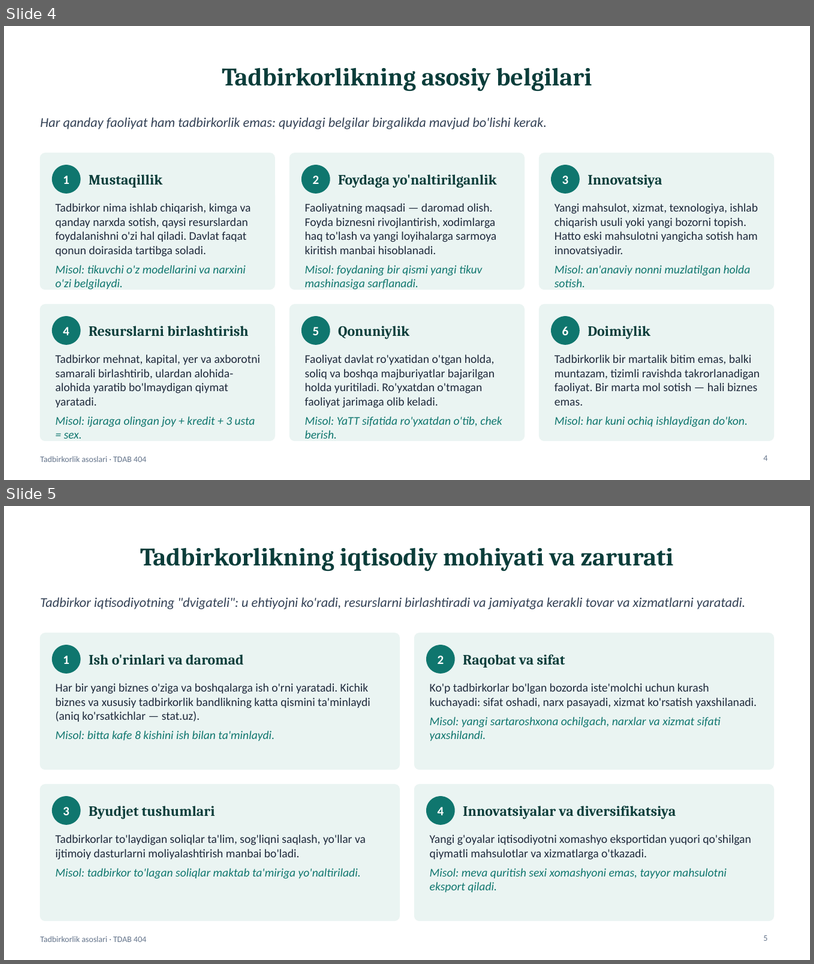
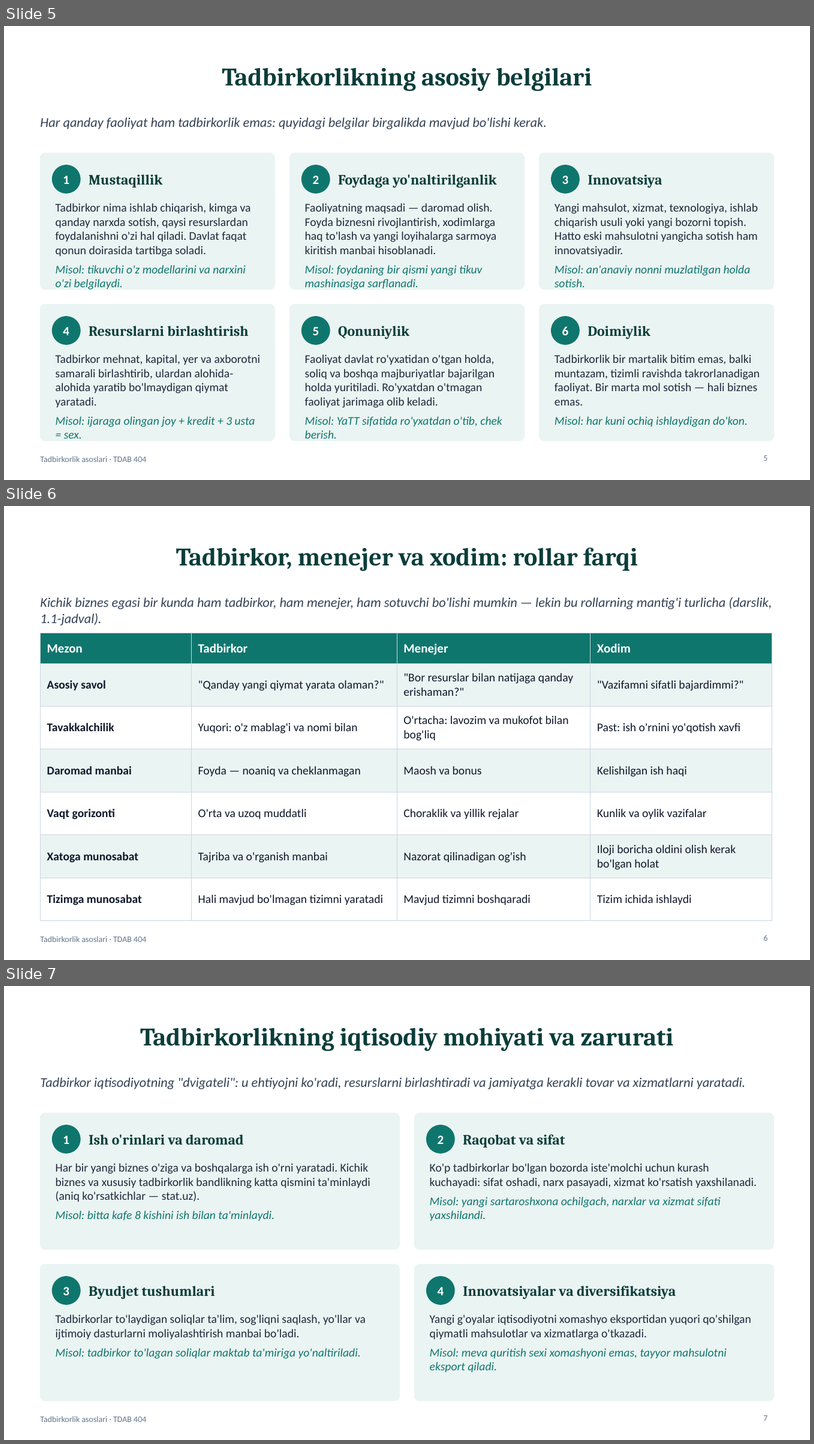
Before and after one commit to Ulugbek3989/tad, a slide deck: public/resources/taqdimotlar/M01-taqdimot.pptx. Shown one above the other, each under a label of ours: slides 4 and 5 before the commit, slides 5, 6 and 7 after it. The pictures are 814x964 and 814x1444 pixels, drawn with LibreOffice and Linux fonts; fonts in the diff are those of the drawing. Boxes give left, top, right and bottom in pixels: in the first picture for what was removed or moved away, otherwise in the second. Text is boxed around its words. In the diff, an @@ line names an element or a change of style, - is before the commit and + after.

```diff
--- a/public/resources/taqdimotlar/M01-taqdimot.pptx
+++ b/public/resources/taqdimotlar/M01-taqdimot.pptx
@@ slide 6 added at <box>4,506,810,960</box>, background #FFFFFF; not listed: 1 template element that a slide beside it also shows @@
@@ title added at <box>176,547,638,571</box>, 30 pt, text #0B3D3A, bold @@
+Tadbirkor, menejer va xodim: rollar farqi
@@ text added at <box>40,597,772,625</box>, 16 pt, text #334155, italic @@
+Kichik biznes egasi bir kunda ham tadbirkor, ham menejer, ham sotuvchi bo'lishi mumkin — lekin bu rollarning mantig'i turlicha (darslik, 1.1-jadval).
@@ table added at <box>40,633,772,907</box>, 7 rows, 4 columns @@
+Mezon | Tadbirkor | Menejer | Xodim
+Asosiy savol | "Qanday yangi qiymat yarata olaman?" | "Bor resurslar bilan natijaga qanday erishaman?" | "Vazifamni sifatli bajardimmi?"
+Tavakkalchilik | Yuqori: o'z mablag'i va nomi bilan | O'rtacha: lavozim va mukofot bilan bog'liq | Past: ish o'rnini yo'qotish xavfi
+Daromad manbai | Foyda — noaniq va cheklanmagan | Maosh va bonus | Kelishilgan ish haqi
+Vaqt gorizonti | O'rta va uzoq muddatli | Choraklik va yillik rejalar | Kunlik va oylik vazifalar
+Xatoga munosabat | Tajriba va o'rganish manbai | Nazorat qilinadigan og'ish | Iloji boricha oldini olish kerak bo'lgan holat
+Tizimga munosabat | Hali mavjud bo'lmagan tizimni yaratadi | Mavjud tizimni boshqaradi | Tizim ichida ishlaydi
@@ page number added at <box>764,934,768,940</box>, 10 pt, text #64748B @@
+6
@@ what was slide 4 is now slide 5 @@
@@ page number at <box>764,455,768,460</box>: text changed @@
-4
+5
@@ what was slide 5 is now slide 7 @@
@@ page number at <box>764,1415,768,1420</box>: text changed @@
-5
+7
```
Also in this commit, not shown: 1 slide changed, 8 other slides added, 41 other files.
